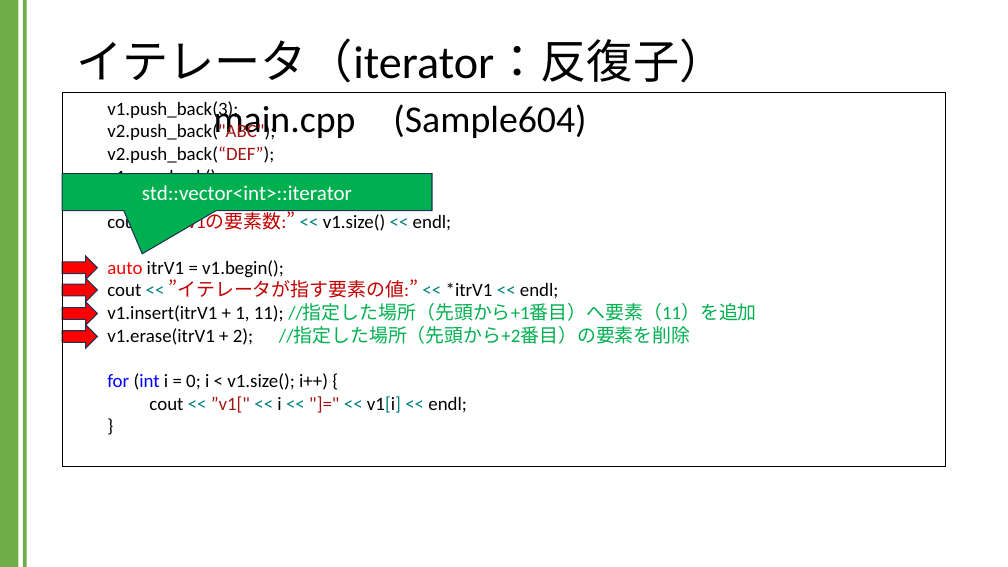
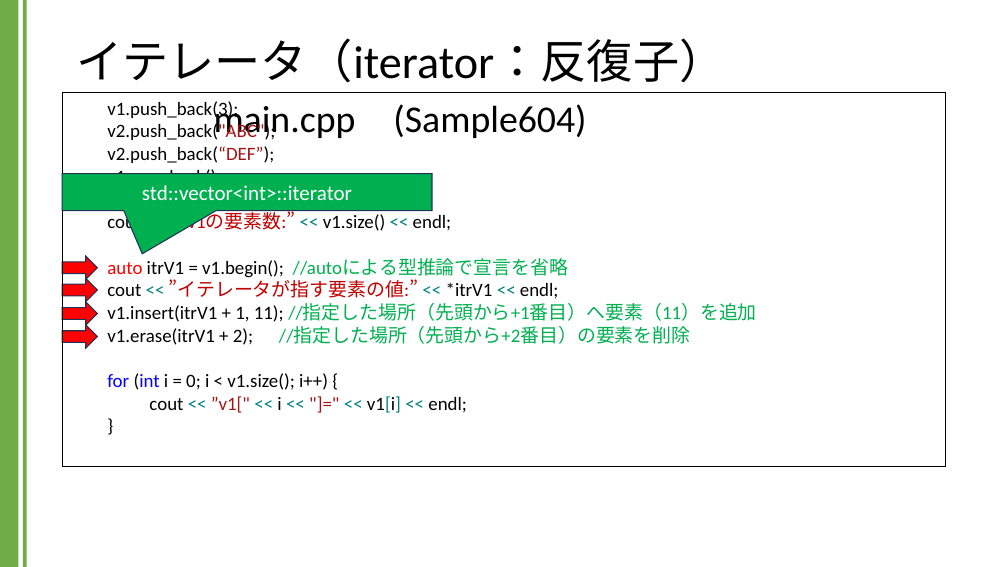
Before and after one commit to kic-murata/cpp2024, a slide deck: slide 21 of 授業資料/講義資料：Vectorクラス.pptx. Drawn at 1008x567 pixels with LibreOffice and Linux fonts; fonts in the diff are those of the drawing. Boxes give left, top, right and bottom in pixels: in the first picture for what was removed or moved away, otherwise in the second. Text is boxed around its words. In the diff, an @@ line names an element or a change of style, - is before the commit and + after.

```diff
--- a/授業資料/講義資料：Vectorクラス.pptx
+++ b/授業資料/講義資料：Vectorクラス.pptx
@@ text in rectangle at [107, 258, 569, 278]: text changed; text colour #000000 to #00B050 @@
-auto itrV1 = v1.begin();
+auto itrV1 = v1.begin(); //autoによる型推論で宣言を省略
```
Also in this commit, not shown: 9 other slides changed, 1 other file.
